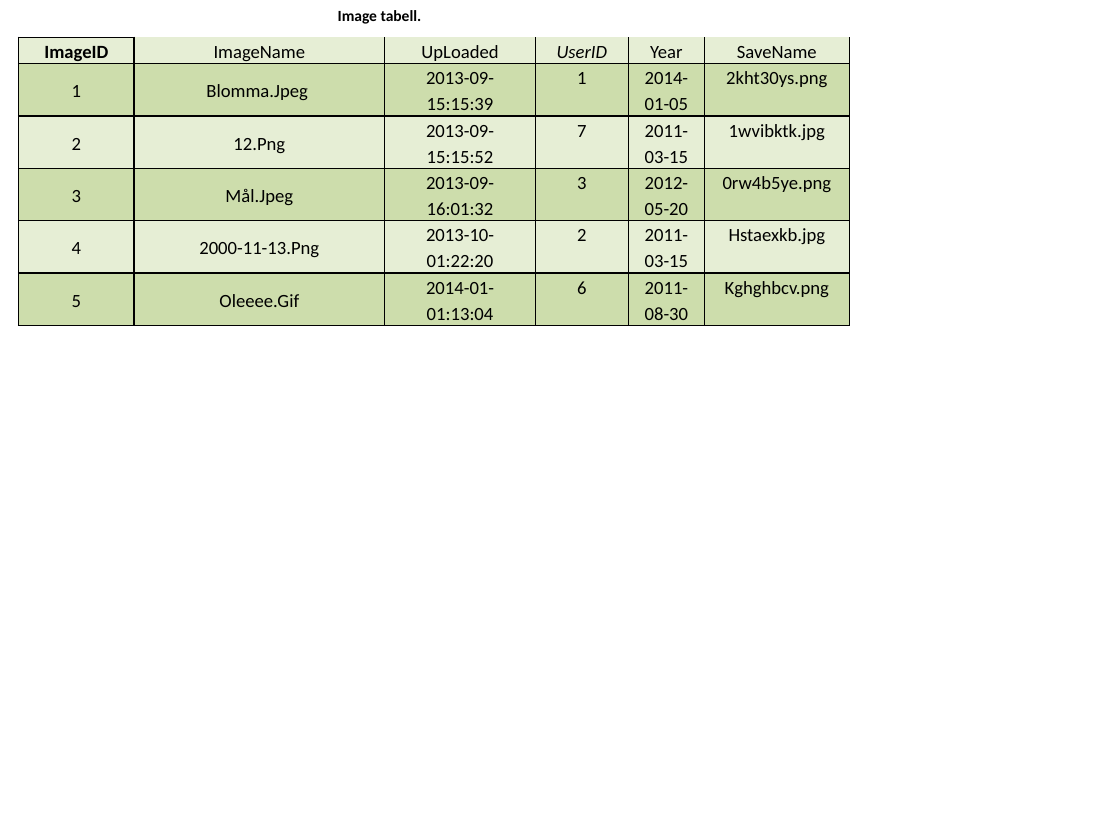
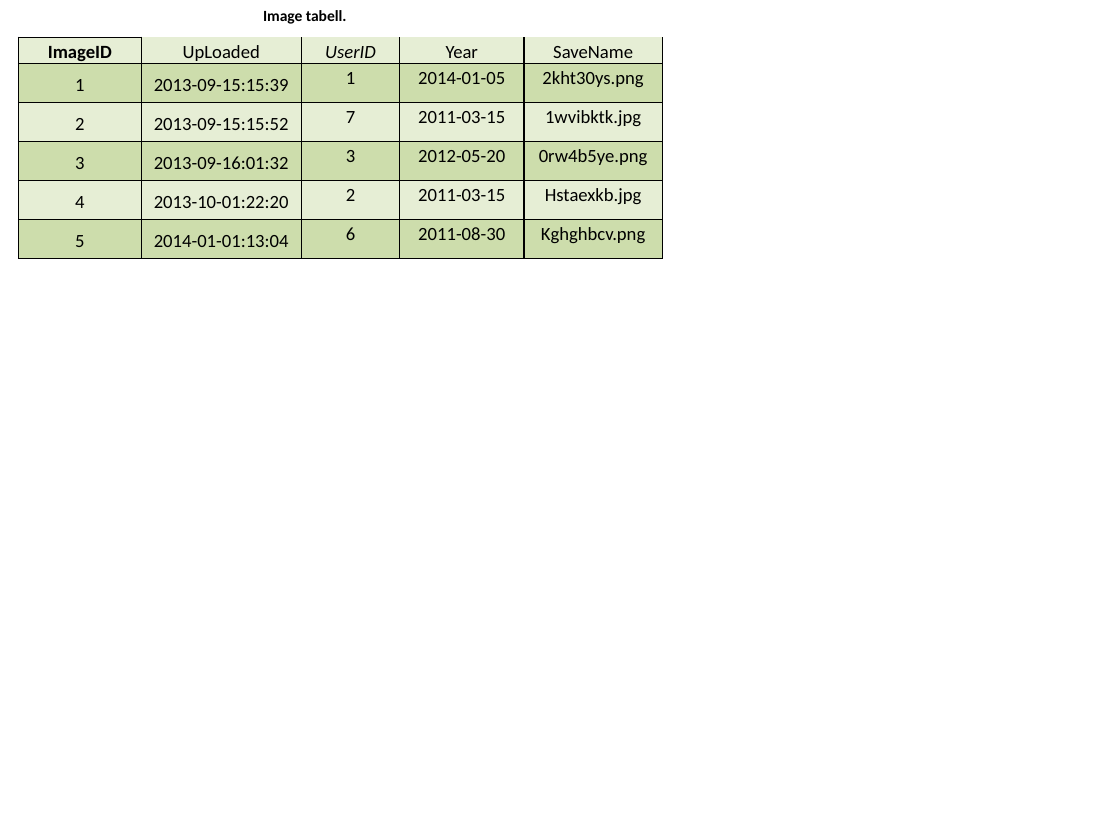
Before and after one commit to Grenmyr/vt14-3-1-individuellt-arbete, a slide deck: slide 7 of Databasteknik AKS/projektet.pptx. Drawn at 1120x840 pixels with LibreOffice and Linux fonts; fonts in the diff are those of the drawing. Boxes give left, top, right and bottom in pixels: in the first picture for what was removed or moved away, otherwise in the second. Text is boxed around its words. In the diff, an @@ line names an element or a change of style, - is before the commit and + after.

```diff
--- a/Databasteknik AKS/projektet.pptx
+++ b/Databasteknik AKS/projektet.pptx
@@ text "Image tabell.": place and size @@
-text "Image tabell." at <box>338,10,422,24</box>
+text "Image tabell." at <box>263,10,347,24</box>
@@ table at <box>19,37,663,258</box> @@
-column 2: ImageName | Blomma.Jpeg | 12.Png | Mål.Jpeg | 2000-11-13.Png | Oleeee.Gif
@@ table: place and size @@
-table at <box>19,37,850,324</box>
+table at <box>19,37,663,258</box>
```
Also in this commit, not shown: 3 other slides changed, 5 other files.
